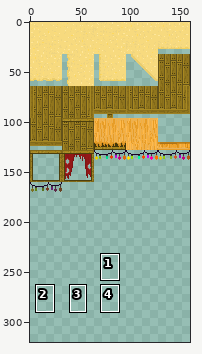
Two states of a sprite sheet, assets/externalTileset/kascha/beach.png. Above, an overview of the earlier version with the close-up marked.
Close-up. Before the commit:
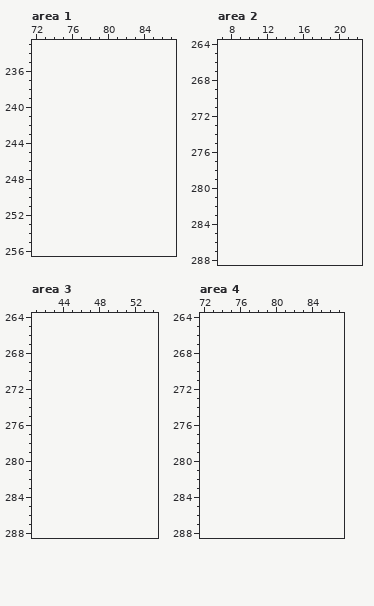
The file is 160x192 pixels. Colours within 5 levels of each other are drawn and written as one. Shown: area 1: x 72..87, y 233..256; area 2: x 7..22, y 264..288; area 3: x 41..54, y 264..288; area 4: x 72..87, y 264..288. The old version is drawn lined up with the new one, on the new canvas. The commit also changed other parts of the picture, which this record leaves out.
Once edited:
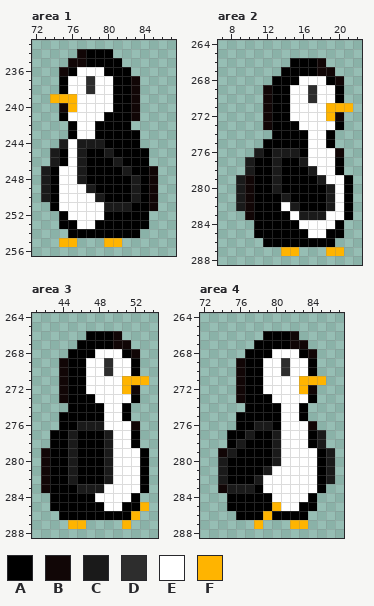
Palette (. is transparent): A #000000  B #110606  C #1a1a1a  D #2d2d2d  E #ffffff  F #ffb400
The exact change:
canvas 160x192 -> 160x320
Changed rows in their new state; - is an unchanged pixel.
Area 1:
first column x 73:
234 ----BAAA-----
235 ---BBAAAA----
236 --BAEEEAAA---
237 --AEEDEEAAB--
238 --AEEDEEAAB--
239 -FFFEEEEAAB--
240 --BFEEEEAAB--
241 --AEEEEAAAB--
242 ---AEEAAAA---
243 ---AEEAAAAA--
244 --CECCCAAAA--
245 -CAECAACAAAA-
246 -CAECAAACAAA-
247 CAEECAAAACAAB
248 CAEECAAAAACAB
249 CAEEECAAAACAB
250 CAEEEECAAACAB
251 -AEEEEECCCAAB
252 --AEEEEAAAAA-
253 --AAEEAAAAAA-
254 ---AAAAAAAA--
255 --FF---FF----
Area 2:
first column x 9:
266 ------AAAB---
267 -----AAAABB--
268 ----AAAEEEAB-
269 ---BAAEEDEEA-
270 ---BAAEEDEEA-
271 ---BAAEEEEFFF
272 ---BAAEEEEFB-
273 ---BAAAEEEEA-
274 ----AAAAEEA--
275 ---AAAAAEEA--
276 --CACCCAEEEB-
277 -CAACAACEEEA-
278 -CAACAAACEEA-
279 CBAACAAAACEEA
280 CBAACAAAAACEA
281 CBAAACAAAACEA
282 CBAAAECAAACEA
283 -BAAAAECCCEEA
284 --AAAAAEEEEA-
285 --AAAAAAEEAA-
286 ---AAAAAAAA--
287 -----FF---FF-
Area 3:
first column x 42:
266 -----AAAB---
267 ----AAAABB--
268 ---AAAEEEAB-
269 --BAAEEDEEA-
270 --BAAEEDEEA-
271 --BAAEEEEFFF
272 --BAAEEEEFB-
273 --BAAAEEEEA-
274 ---AAAAEEA--
275 --AAAAAEEA--
276 --AACCCEEEB-
277 -AACAAACEEA-
278 -AACAAACEEA-
279 BAACAAACEEEA
280 BAACAAACEEEA
281 BAACAAACEEEA
282 BAACAAACEEEA
283 BAAACCCEEEEA
284 -AAAAAEEEEA-
285 -AAAAAAEEAAF
286 --AAAAAAAAF-
287 ---FF----F--
Area 4:
first column x 74:
266 -----AAAB----
267 ----AAAABB---
268 ---AAAEEEAB--
269 --BAAEEDEEA--
270 --BAAEEDEEA--
271 --BAAEEEEFFF-
272 --BAAEEEEFB--
273 --BAAAEEEEA--
274 ---AAAAEEA---
275 --AAAAAEEA---
276 --AACCAEEEB--
277 -AACAACEEEAC-
278 -ACAAACEEEAC-
279 BCAAAACEEEEAC
280 CAAAAACEEEEAC
281 CAAAACEEEEEAC
282 CAAACEEEEEEAC
283 BCCCAEEEEEEA-
284 -AAAAAEEEEA--
285 -AAAAAFEEAA--
286 --AAAFAAAA---
287 ----F---FF---
Changed places in both close-ups, as pixel boxes (x1, y1, x2, y2):
added: (41, 49, 158, 247)
added: (236, 58, 353, 256)
added: (41, 331, 149, 529)
added: (218, 331, 335, 529)
